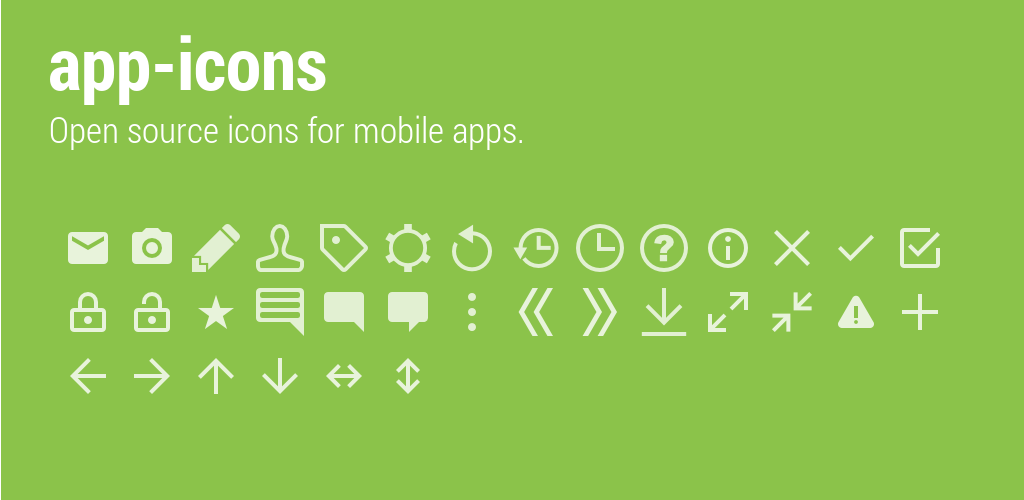
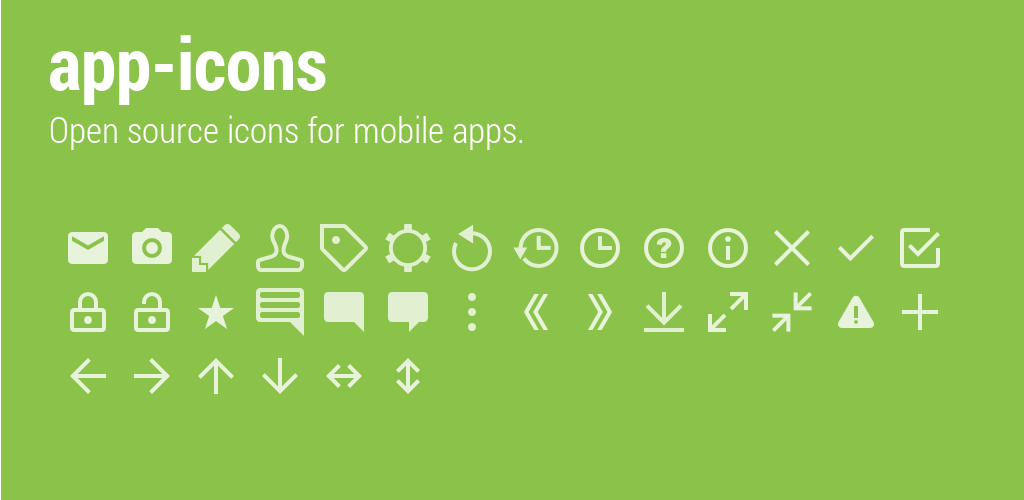
Layers edited between the first and the second 1024px x 500px image:
moved "ic_action_clock.png" above "ic_action_help.png", painted on it over [576, 224, 624, 272]
moved "ic_action_help.png" above "ic_action_unlock.png", painted on it over [640, 224, 688, 272]
moved "ic_action_next.png" above "ic_action_prev.png", painted on it over [582, 288, 617, 336]
moved "ic_action_prev.png" above "ic_action_download.png", painted on it over [518, 288, 553, 336]
moved "ic_action_download.png" above "ic_action_star.png", painted on it over [641, 288, 687, 336]
